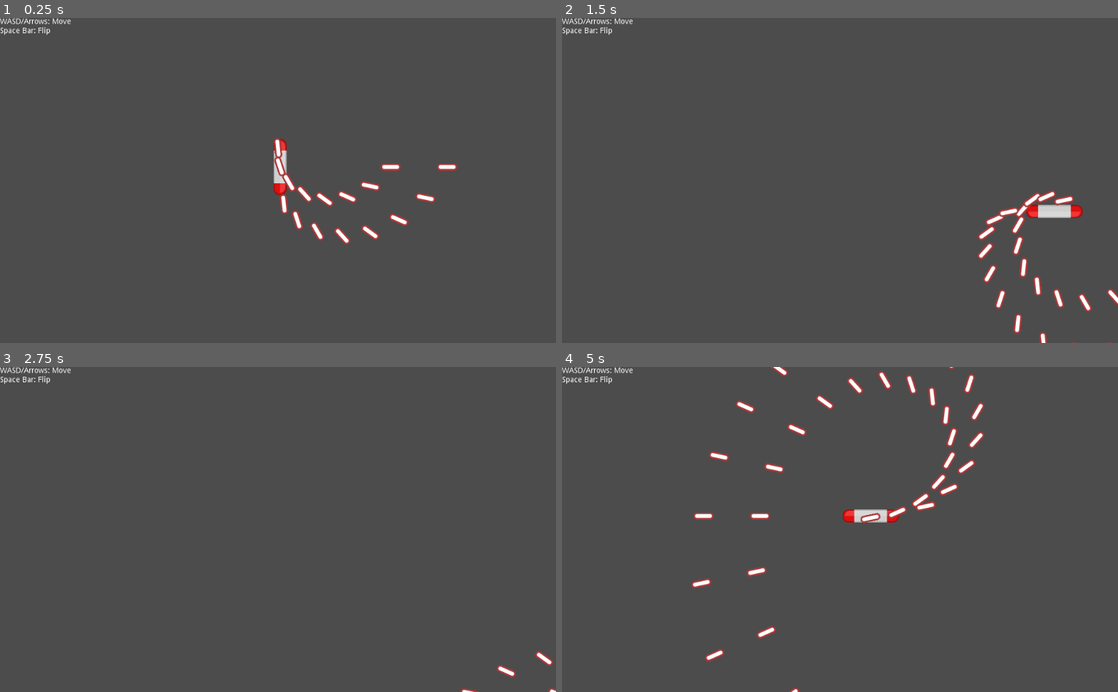
Above: before the commit, frames 1-4 (two rows, left to right).
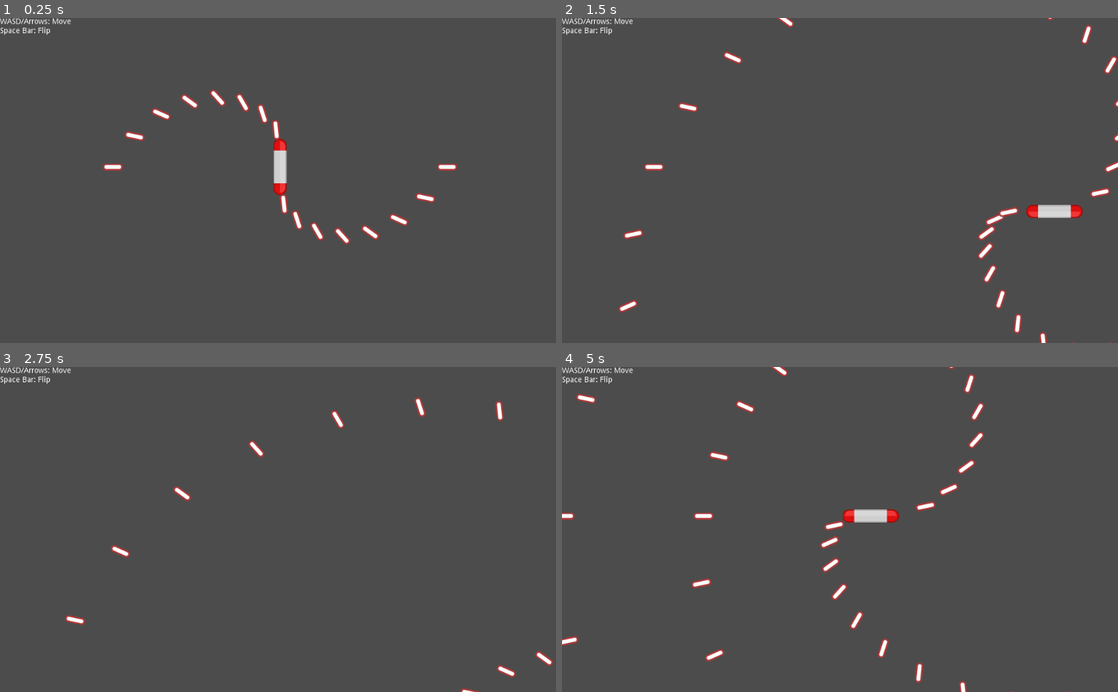
Above: after the commit, the same moments.

Repository: ItsSeaJay/godot-wild-jam-22
Game: Godot game, scene res://Game.tscn
Two runs of this game, one before a commit and one after it. Both use one fixed random seed, a clock stepped at 60 frames per second and the inputs below.
Inputs:
- Up to frame 1 (0.25 s): no input
- Up to frame 2 (1.5 s): hold D (player_move_right) 0.53-1.28 s; hold S (player_move_down) from 1.28 s (still down)
- Up to frame 3 (2.75 s): release S (player_move_down) at 2.03 s; hold D (player_move_right) from 2.03 s (still down)
- Up to frame 4 (5 s): release D (player_move_right) at 2.78 s; hold W (player_move_up) 2.78-3.53 s; hold Left (player_move_left) from 3.53 s (still down)

The runs differ from the first frame. In frame 1, 1.2% of the frame differs, in the area x 18-73%, y 22-59%; in frame 2, 1.5%; in frame 3, 0.6%; in frame 4, 2.1%, in the area x 0-92%, y 1-100%.

Commit message:
Fix rotation on muzzles

Diff:
--- a/player/Player.gd
+++ b/player/Player.gd
@@ -56,7 +56,7 @@
 	movement_velocity = move_and_slide(linear_velocity)
 
 func process_spinning(delta):
-	self.rotate(TAU * torque * delta * spin_direction)
+	rotate(TAU * torque * delta * spin_direction)
 
 func process_groups(delta):
 	if SPRITES["player"].has(team):
@@ -64,9 +64,11 @@
 
 func fire():
 	for child in $Muzzles.get_children():
+		var angle_to_muzzle = child.global_position.angle_to_point(global_position)
+
 		var instance = Bullet.instance()
 		instance.global_position = child.global_position
-		instance.velocity = Vector2(cos(rotation) * shot_speed, sin(rotation) * shot_speed)
+		instance.velocity = Vector2(cos(angle_to_muzzle) * shot_speed, sin(angle_to_muzzle) * shot_speed)
 		instance.team = team # Set the bullet to be the team the player is on
 		instance.target_group = "enemy" # Make sure this bullet only collides with enemy ships
 
